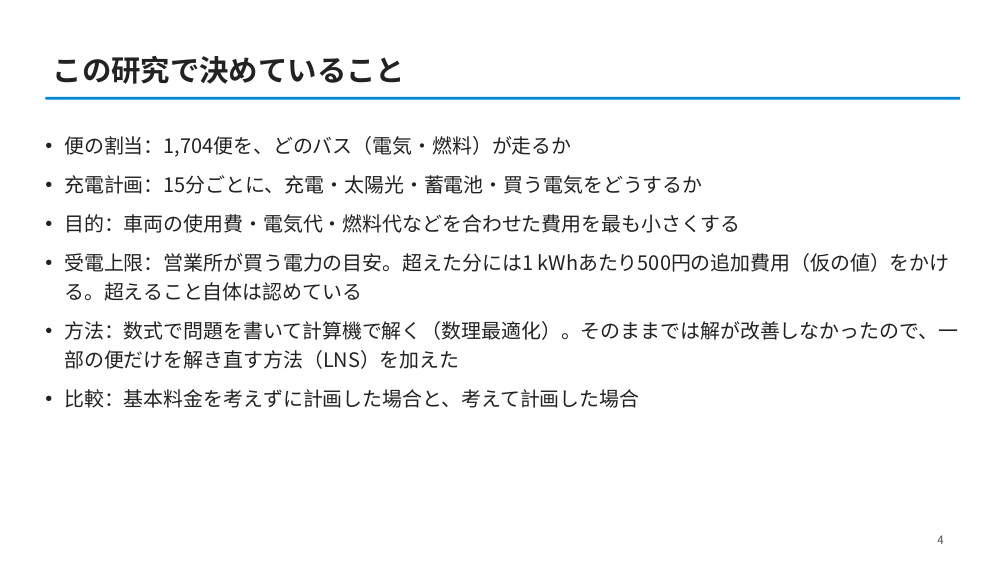
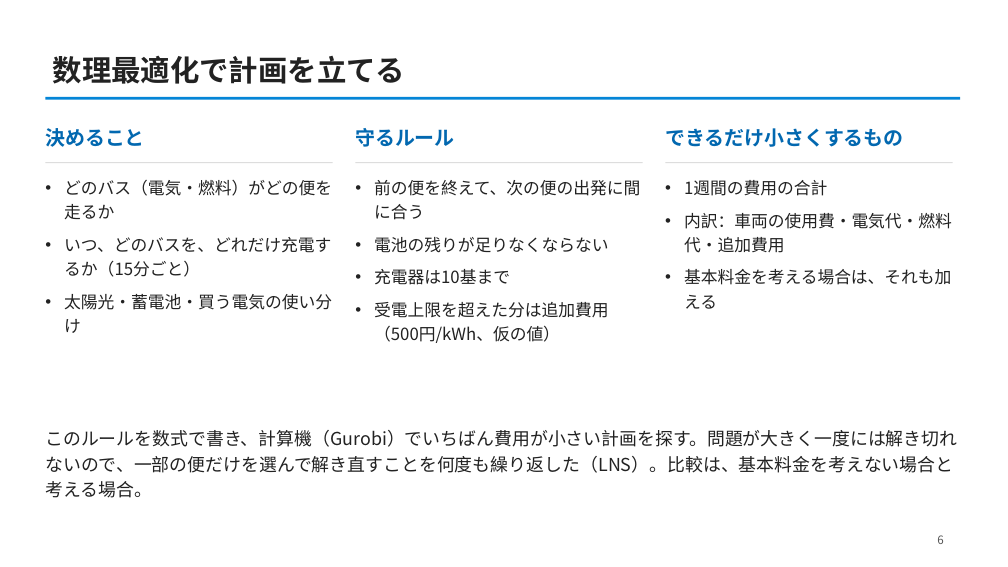
Before and after one commit to CYLIU2003/master-course, a slide deck: slide 6 of outcome/2026-10-22_lab_progress/lab_progress_20261022.pptx (slide 4 before the commit). Drawn at 1008x567 pixels with LibreOffice and Linux fonts; fonts in the diff are those of the drawing. Boxes give left, top, right and bottom in pixels: in the first picture for what was removed or moved away, otherwise in the second. Text is boxed around its words. In the diff, an @@ line names an element or a change of style, - is before the commit and + after.

```diff
--- a/outcome/2026-10-22_lab_progress/lab_progress_20261022.pptx
+++ b/outcome/2026-10-22_lab_progress/lab_progress_20261022.pptx
@@ title at (x1=53, y1=56, x2=405, y2=84): text changed @@
-この研究で決めていること
+数理最適化で計画を立てる
@@ text added at (x1=45, y1=128, x2=145, y2=147), 19 pt, text #0268B0, bold @@
+決めること
@@ text removed at (x1=64, y1=136, x2=958, y2=408) @@
-• 便の割当：1,704便を、どのバス（電気・燃料）が走るか
-• 充電計画：15分ごとに、充電・太陽光・蓄電池・買う電気をどうするか
-• 目的：車両の使用費・電気代・燃料代などを合わせた費用を最も小さくする
-• 受電上限：営業所が買う電力の目安。超えた分には1 kWhあたり500円の追加費用（仮の値）をかける。超えること自体は認めている
-• 方法：数式で問題を書いて計算機で解く（数理最適化）。そのままでは解が改善しなかったので、一部の便だけを解き直す方法（LNS）を加えた
-• 比較：基本料金を考えずに計画した場合と、考えて計画した場合
@@ text added at (x1=355, y1=128, x2=455, y2=147), 19 pt, text #0268B0, bold @@
+守るルール
@@ text added at (x1=665, y1=128, x2=903, y2=147), 19 pt, text #0268B0, bold @@
+できるだけ小さくするもの
@@ line added from (45, 163) to (333, 163), #DDDDDD 1 pt @@
@@ line added from (355, 163) to (643, 163), #DDDDDD 1 pt @@
@@ line added from (665, 163) to (953, 163), #DDDDDD 1 pt @@
@@ text added at (x1=64, y1=180, x2=332, y2=333), 16 pt, text #222222 @@
+• どのバス（電気・燃料）がどの便を走るか
+• いつ、どのバスを、どれだけ充電するか（15分ごと）
+• 太陽光・蓄電池・買う電気の使い分け
@@ text added at (x1=374, y1=180, x2=640, y2=343), 16 pt, text #222222 @@
+• 前の便を終えて、次の便の出発に間に合う
+• 電池の残りが足りなくならない
+• 充電器は10基まで
+• 受電上限を超えた分は追加費用（500円/kWh、仮の値）
@@ text added at (x1=684, y1=180, x2=952, y2=309), 16 pt, text #222222 @@
+• 1週間の費用の合計
+• 内訳：車両の使用費・電気代・燃料代・追加費用
+• 基本料金を考える場合は、それも加える
@@ text added at (x1=45, y1=430, x2=957, y2=498), 17 pt, text #222222 @@
+このルールを数式で書き、計算機（Gurobi）でいちばん費用が小さい計画を探す。問題が大きく一度には解き切れないので、一部の便だけを選んで解き直すことを何度も繰り返した（LNS）。比較は、基本料金を考えない場合と考える場合。
@@ page number at (x1=937, y1=535, x2=943, y2=544): text changed @@
-4
+6
```
Also in this commit, not shown: 4 other slides changed, 2 slides added, 1 other file.
